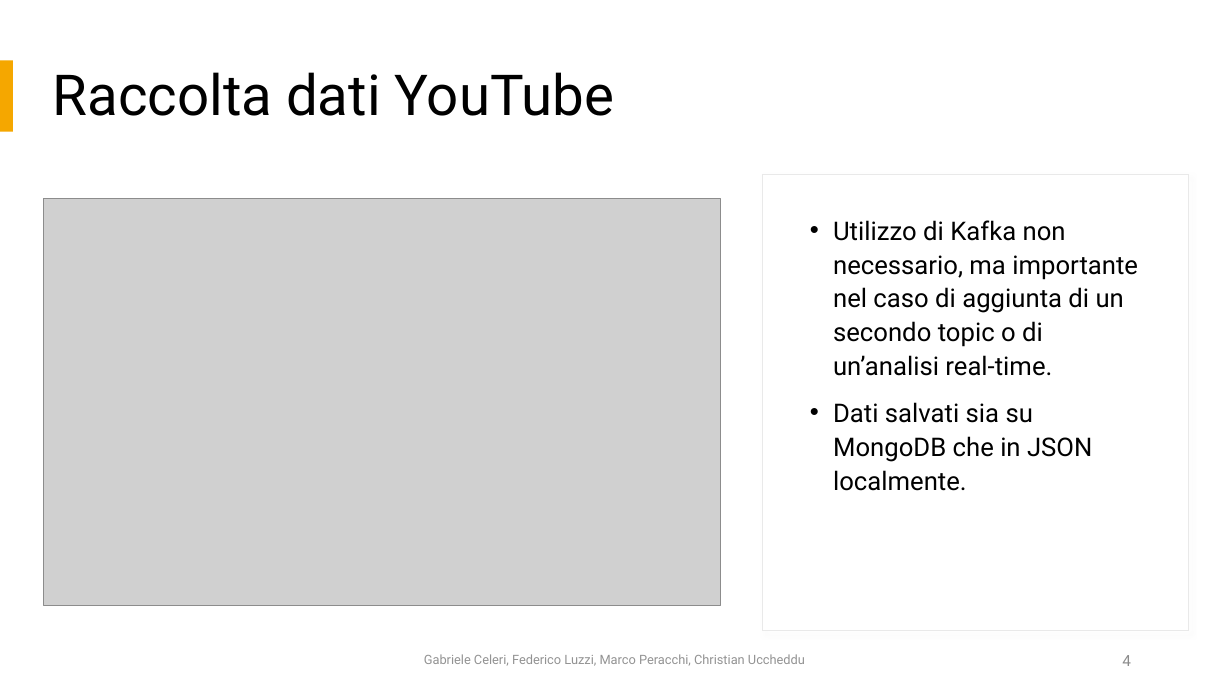
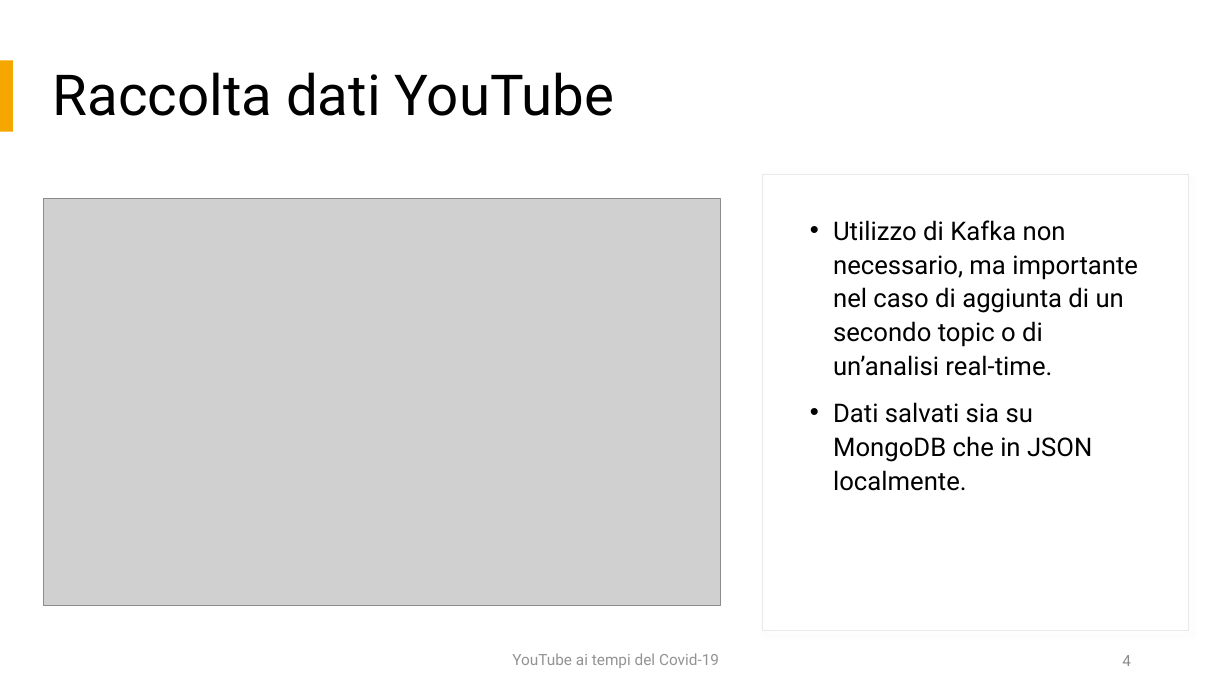
Before and after one commit to fedelux3/Youtube_trending_analysis, a slide deck: slide 4 of presentazione/presentazione.pptx. Drawn at 1232x693 pixels with LibreOffice and Linux fonts; fonts in the diff are those of the drawing; grey boxes stand for pictures. Boxes give left, top, right and bottom in pixels: in the first picture for what was removed or moved away, otherwise in the second. Text is boxed around its words. In the diff, an @@ line names an element or a change of style, - is before the commit and + after.

```diff
--- a/presentazione/presentazione.pptx
+++ b/presentazione/presentazione.pptx
@@ text at [512,653,719,668]: text changed; size 10 to 12 pt @@
-Gabriele Celeri, Federico Luzzi, Marco Peracchi, Christian Uccheddu
+YouTube ai tempi del Covid-19
```
Also in this commit, not shown: 11 other slides changed, 1 slide added, 19 other files.
